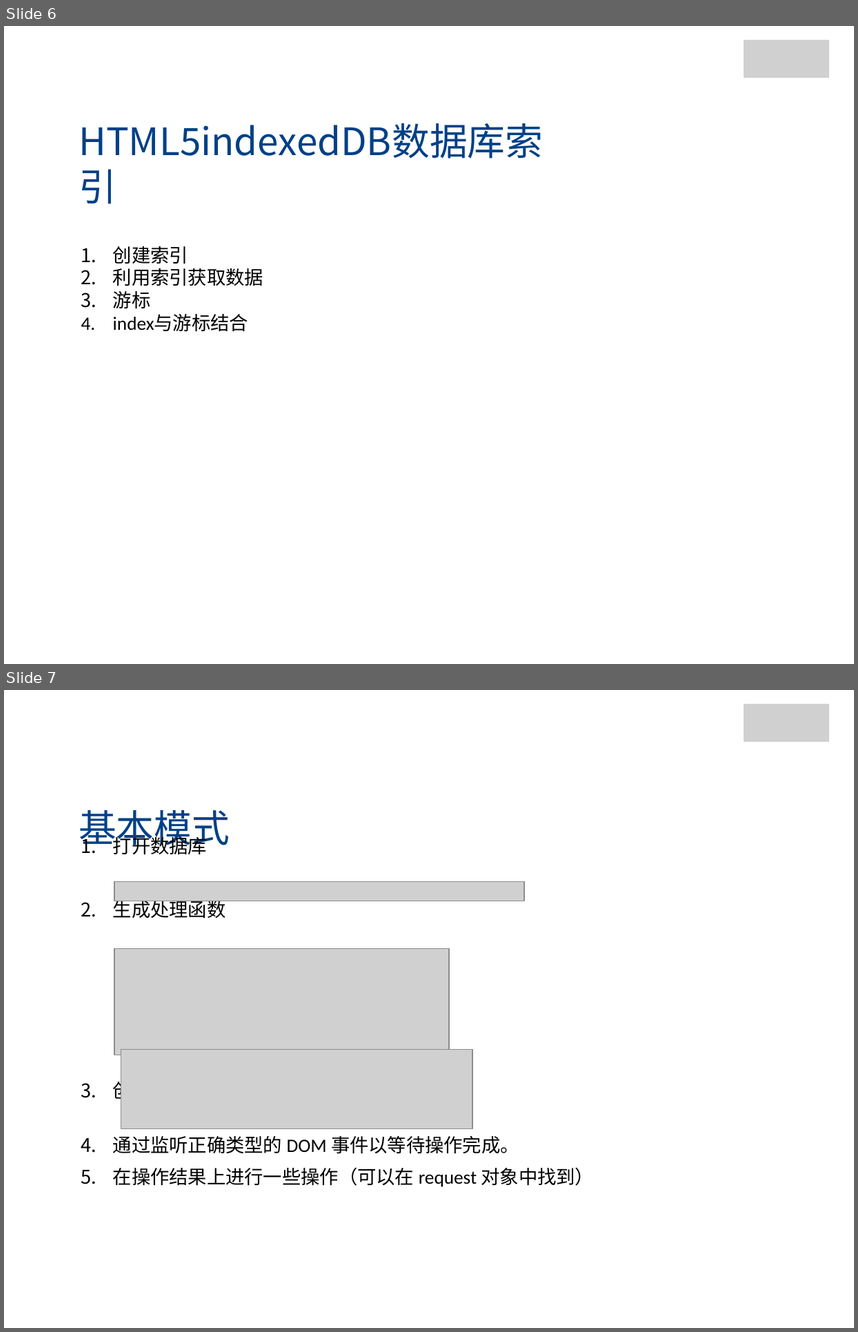
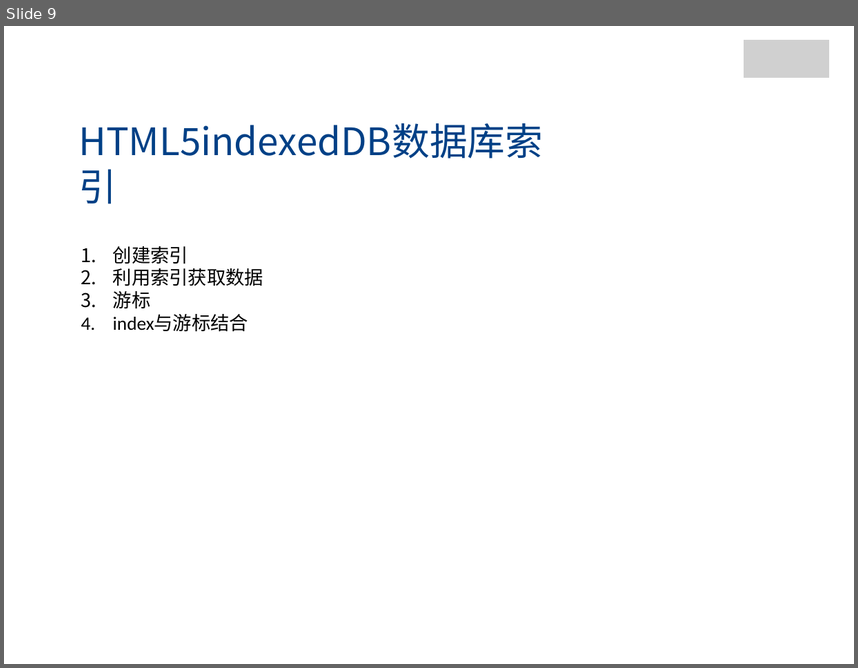
Before and after one commit to jianganglu/share-web-storage, a slide deck: Web存储.pptx. Shown one above the other, each under a label of ours: slides 6 and 7 before the commit, slide 9 after it. The pictures are 858x1332 and 858x668 pixels, drawn with LibreOffice and Linux fonts; fonts in the diff are those of the drawing; grey boxes stand for pictures; background and template pictures are left out. Boxes give left, top, right and bottom in pixels: in the first picture for what was removed or moved away, otherwise in the second. Text is boxed around its words. In the diff, an @@ line names an element or a change of style, - is before the commit and + after.

```diff
--- a/Web存储.pptx
+++ b/Web存储.pptx
@@ slide 7 removed at <box>4,690,854,1328</box>, background picture (left out) @@
@@ rectangle removed at <box>18,694,154,745</box> @@
@@ group removed at <box>737,694,843,748</box>: 4 rectangles, 1 picture @@
@@ text removed at <box>79,810,230,851</box> @@
-基本模式
@@ text removed at <box>113,834,595,1187</box> @@
-1. 打开数据库
-2. 生成处理函数
-3. 创建和更新数据库版本号
-4. 通过监听正确类型的 DOM 事件以等待操作完成。
-5. 在操作结果上进行一些操作（可以在 request 对象中找到）
@@ picture removed at <box>114,881,524,901</box> @@
@@ picture removed at <box>114,949,450,1055</box> @@
@@ picture removed at <box>121,1049,473,1129</box> @@
@@ what was slide 6 is now slide 9 @@
```
Also in this commit, not shown: 2 slides changed, 1 slide added, 1 other slide removed, 24 other files.
